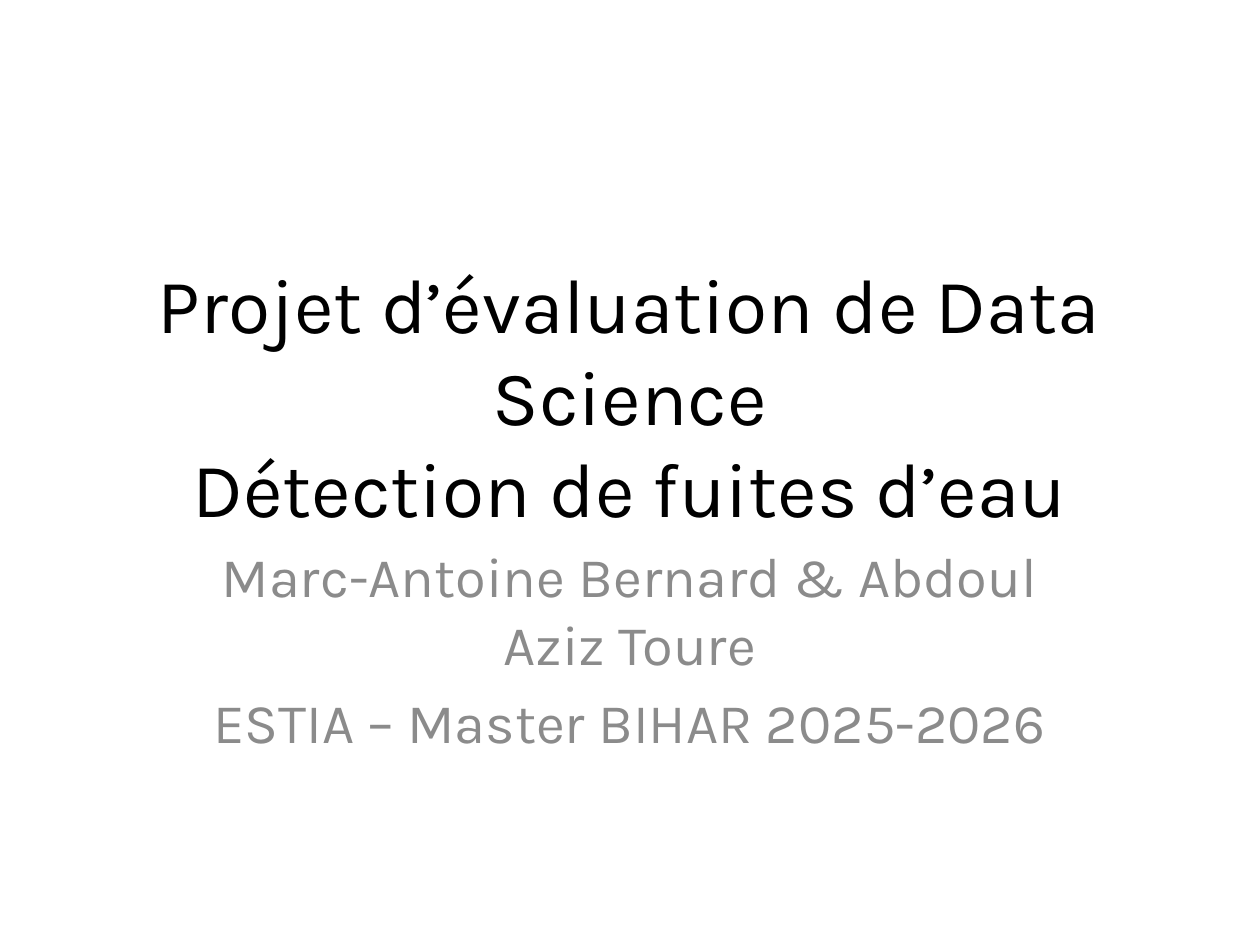
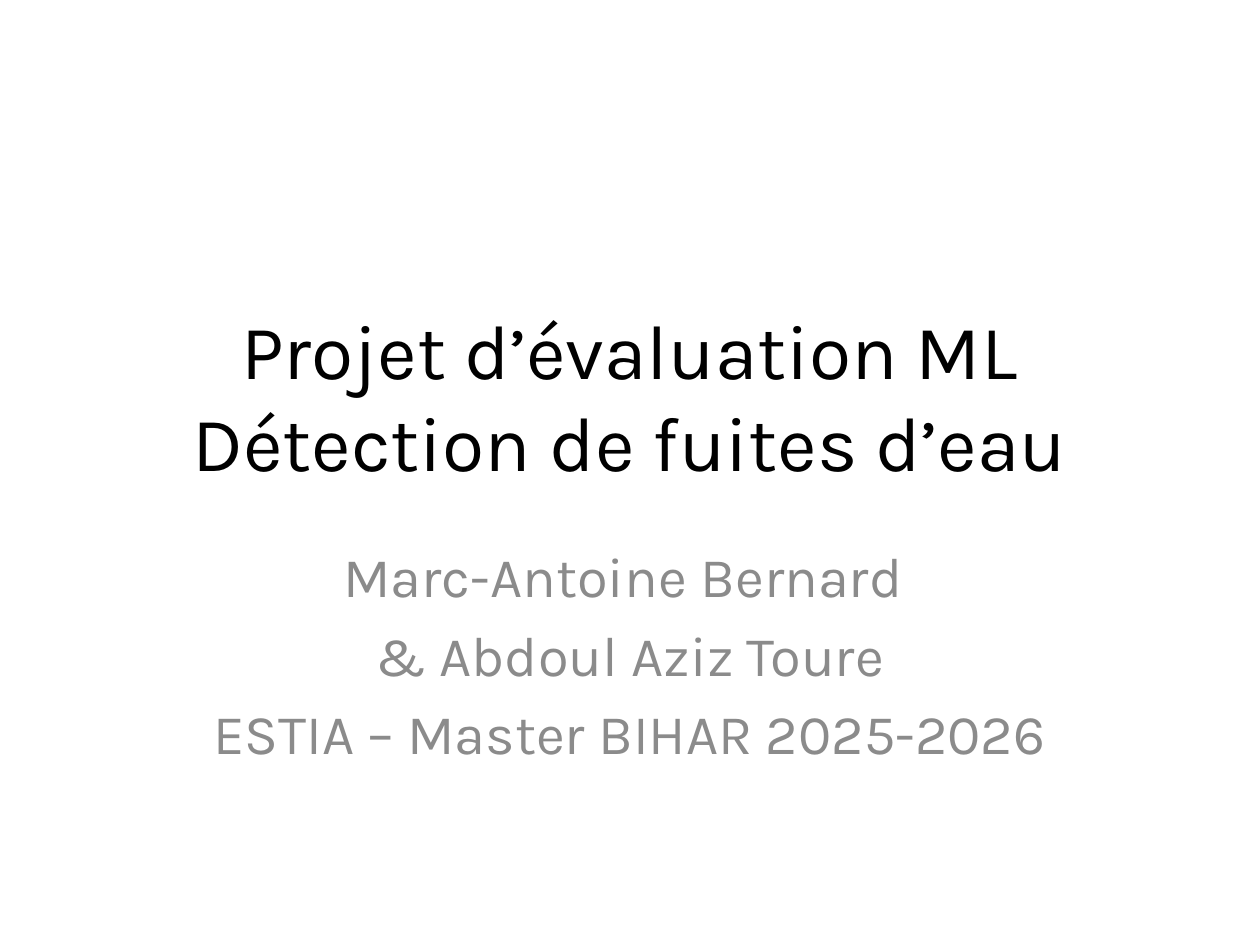
Before and after one commit to montagneForEver/ML_consommation_eau, a slide deck: slide 1 of presentation.odp. Drawn at 1260x945 pixels with LibreOffice and Linux fonts; fonts in the diff are those of the drawing; background and template pictures are left out. Boxes give left, top, right and bottom in pixels: in the first picture for what was removed or moved away, otherwise in the second. Text is boxed around its words. In the diff, an @@ line names an element or a change of style, - is before the commit and + after.

```diff
--- a/presentation.odp
+++ b/presentation.odp
@@ title at (241,320,1017,397): text changed @@
-Projet d’évaluation de Data Science
+Projet d’évaluation ML
@@ subtitle at (344,558,903,677): text changed @@
-Marc-Antoine Bernard & Abdoul Aziz Toure
+Marc-Antoine Bernard
+& Abdoul Aziz Toure
```
Also in this commit, not shown: 6 other slides changed, 3 other files.
